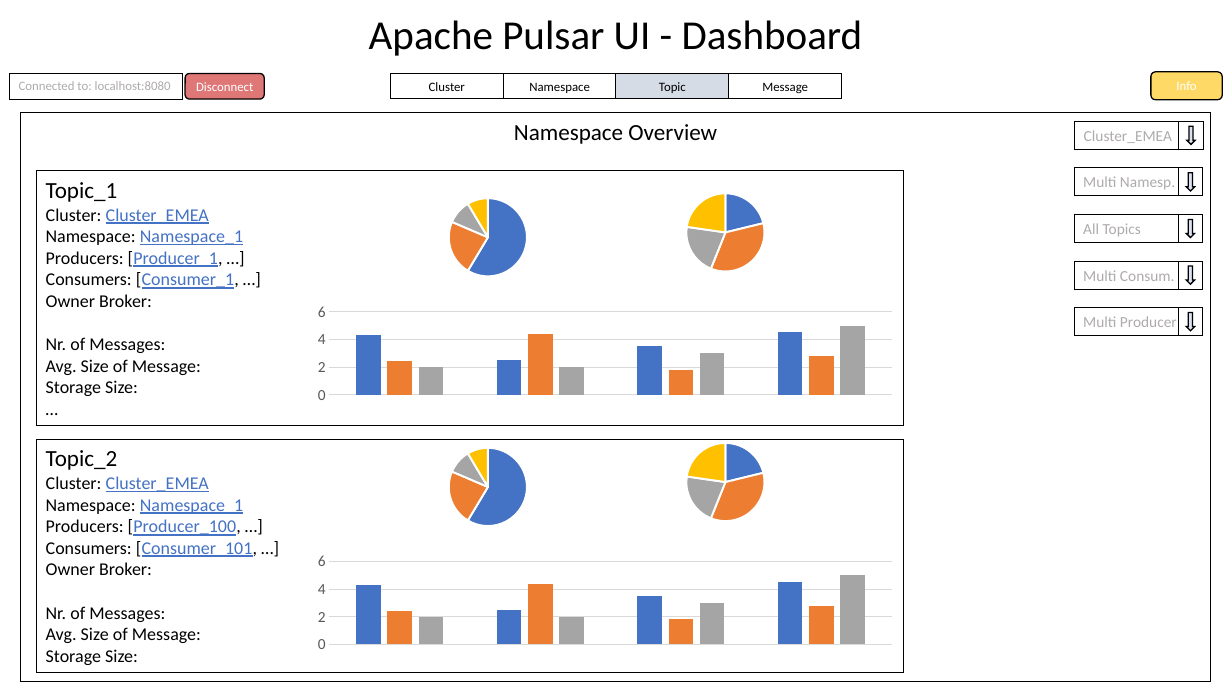
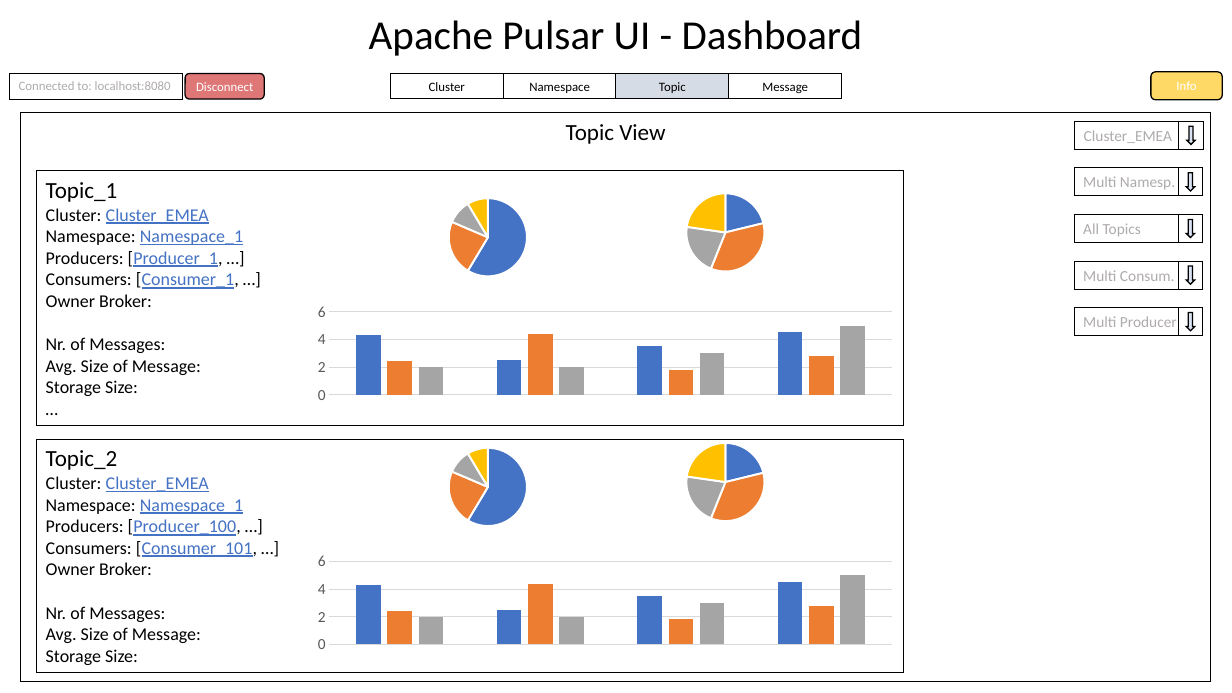
Before and after one commit to amosproj/amos2023ss01-apache-pulsar-ui, a slide deck: slide 5 of Documentation/amos_mockup.pptx. Drawn at 1232x693 pixels with LibreOffice and Linux fonts; fonts in the diff are those of the drawing. Boxes give left, top, right and bottom in pixels: in the first picture for what was removed or moved away, otherwise in the second. Text is boxed around its words. In the diff, an @@ line names an element or a change of style, - is before the commit and + after.

```diff
--- a/Documentation/amos_mockup.pptx
+++ b/Documentation/amos_mockup.pptx
@@ text in rectangle at (566,124,665,144): text changed @@
-Namespace Overview
+Topic View
```
Also in this commit, not shown: 3 other slides changed, 1 other file.
